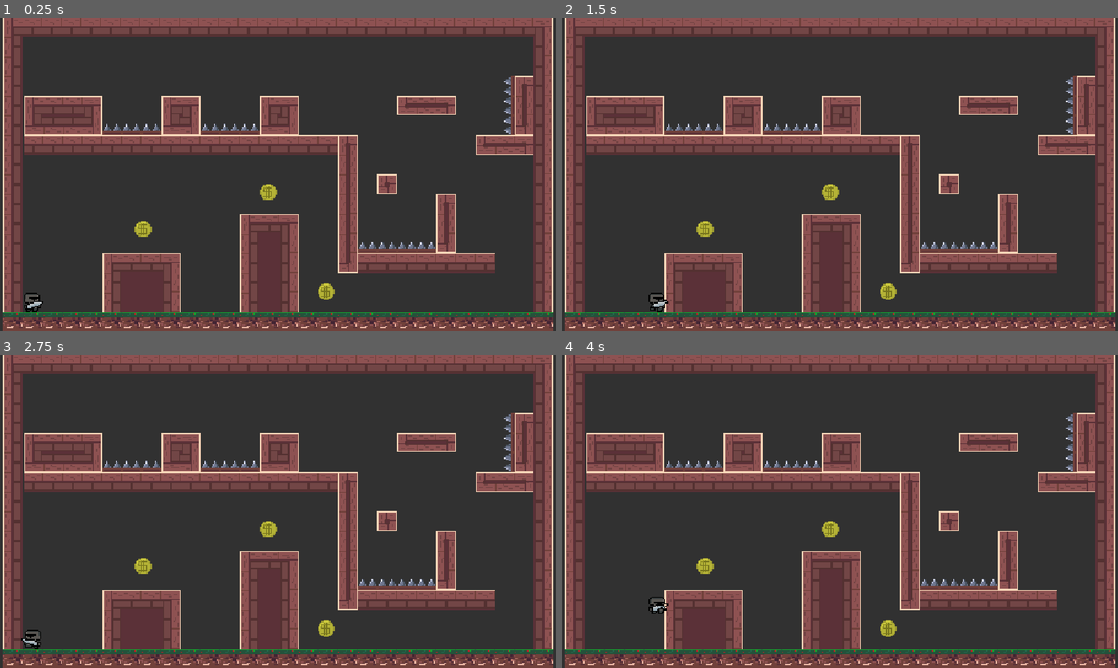
Above: before the commit, frames 1-4 (two rows, left to right).
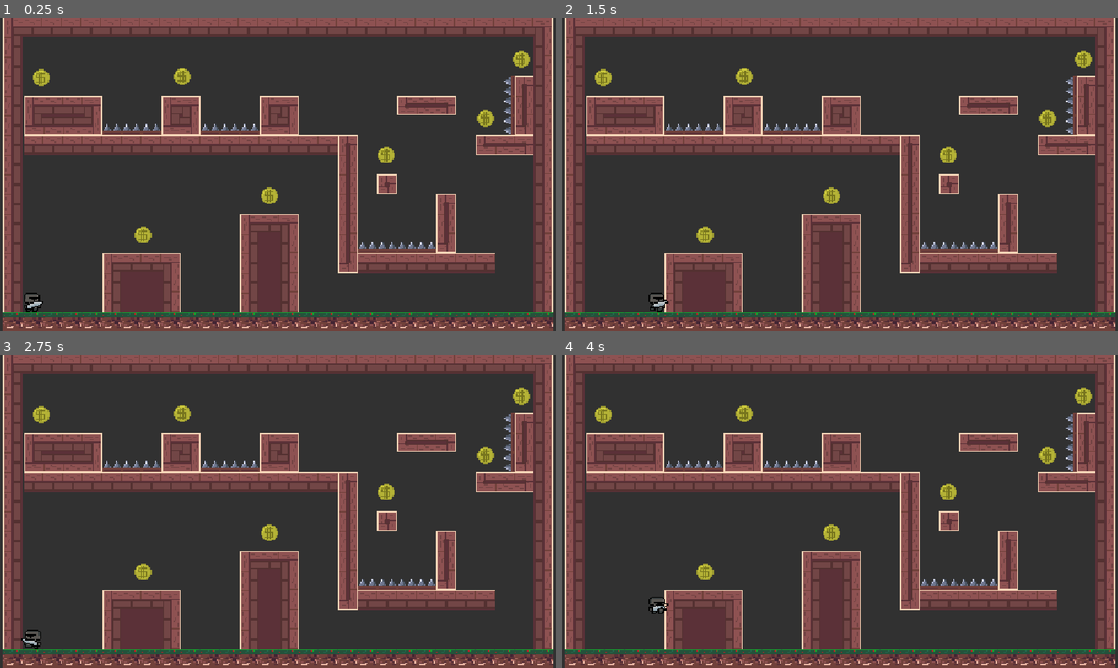
Above: after the commit, the same moments.

Repository: Marcausente/KnightGame2DGodot
Game: Godot game, scene res://Escenas/escena_principal/escena_principal.tscn
Two runs of this game, one before a commit and one after it. Both use one fixed random seed, a clock stepped at 60 frames per second and the inputs below.
Inputs:
- Up to frame 1 (0.25 s): no input
- Up to frame 2 (1.5 s): tap Enter at 0.5 s; hold D (derecha) from 0.53 s (still down); tap W (saltar) at 0.77 s
- Up to frame 3 (2.75 s): tap W (saltar) at 1.52 s; release D (derecha) at 2.03 s; hold A (izquierda) from 2.03 s (still down)
- Up to frame 4 (4 s): release A (izquierda) at 2.78 s; hold D (derecha) from 2.78 s (still down); tap W (saltar) at 3.02, 3.77 s

The runs differ from the first frame. In frame 1, 1.1% of the frame differs, in the area x 5-96%, y 10-90%; in frame 2, 1.1%; in frame 3, 1.1%; in frame 4, 1.1%.

Commit message:
FEAT: Monedas colocadas por el mapa nuevamente

Diff:
--- a/Escenas/Contenedor_Monedas/conentedor_monedas.gd
+++ b/Escenas/Contenedor_Monedas/conentedor_monedas.gd
@@ -15,5 +15,5 @@
 			moneda.moneda_recogida.connect(_on_moneda_recogida) #"Cuando emitas la señal moneda_recogida, llama automáticamente a _on_moneda_recogida()."
 
 func _on_moneda_recogida() -> void:
-	_monedas_recogidas += 1
+	_monedas_recogidas += 1 #Se suma 1 al contador de monedas
 	print("Monedas recogidas: ", _monedas_recogidas, "/", _total_monedas)
--- a/Escenas/Nivel1/nivel_1.tscn
+++ b/Escenas/Nivel1/nivel_1.tscn
@@ -21,10 +21,22 @@
 [node name="ConentedorMonedas" parent="." unique_id=268482440 instance=ExtResource("4_xa6wb")]
 
 [node name="Moneda" parent="ConentedorMonedas" unique_id=1063987536 instance=ExtResource("4_2svej")]
-position = Vector2(39, 95)
+position = Vector2(198, -94)
+
+[node name="Moneda5" parent="ConentedorMonedas" unique_id=527056401 instance=ExtResource("4_2svej")]
+position = Vector2(169, -46)
+
+[node name="Moneda6" parent="ConentedorMonedas" unique_id=1848399390 instance=ExtResource("4_2svej")]
+position = Vector2(-78, -80)
+
+[node name="Moneda7" parent="ConentedorMonedas" unique_id=705281457 instance=ExtResource("4_2svej")]
+position = Vector2(-193, -79)
+
+[node name="Moneda4" parent="ConentedorMonedas" unique_id=314799906 instance=ExtResource("4_2svej")]
+position = Vector2(88, -16)
 
 [node name="Moneda2" parent="ConentedorMonedas" unique_id=543274284 instance=ExtResource("4_2svej")]
-position = Vector2(-8, 14)
+position = Vector2(-7, 17)
 
 [node name="Moneda3" parent="ConentedorMonedas" unique_id=1268069368 instance=ExtResource("4_2svej")]
-position = Vector2(-110, 44)
+position = Vector2(-110, 49)
